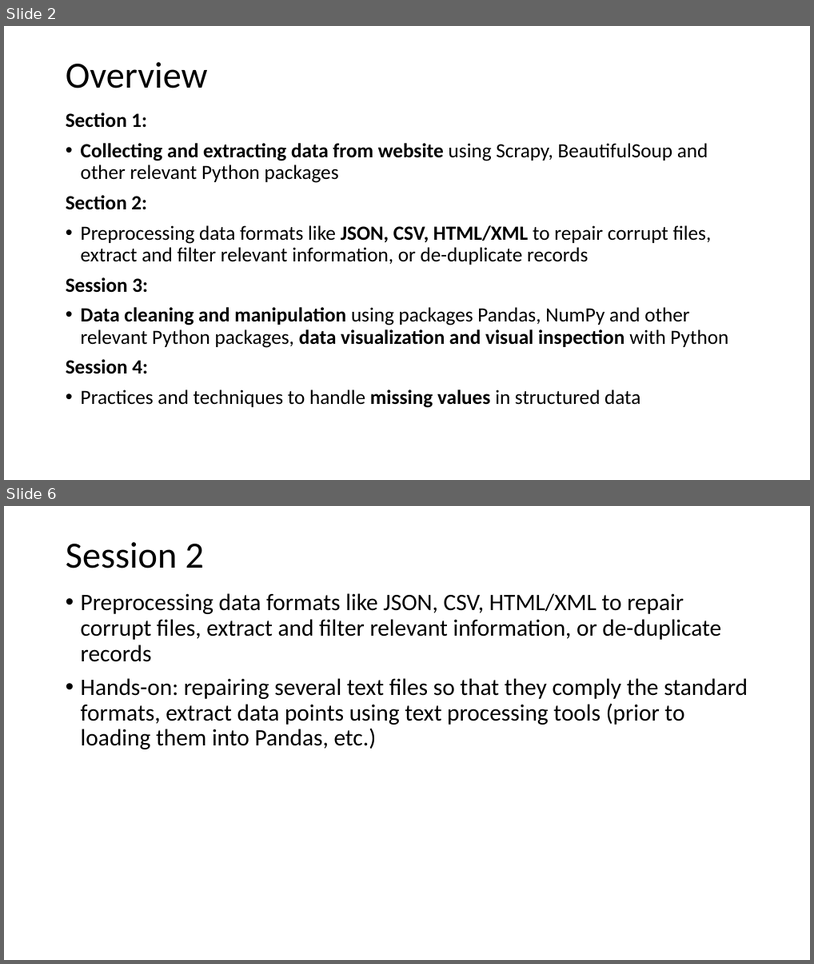
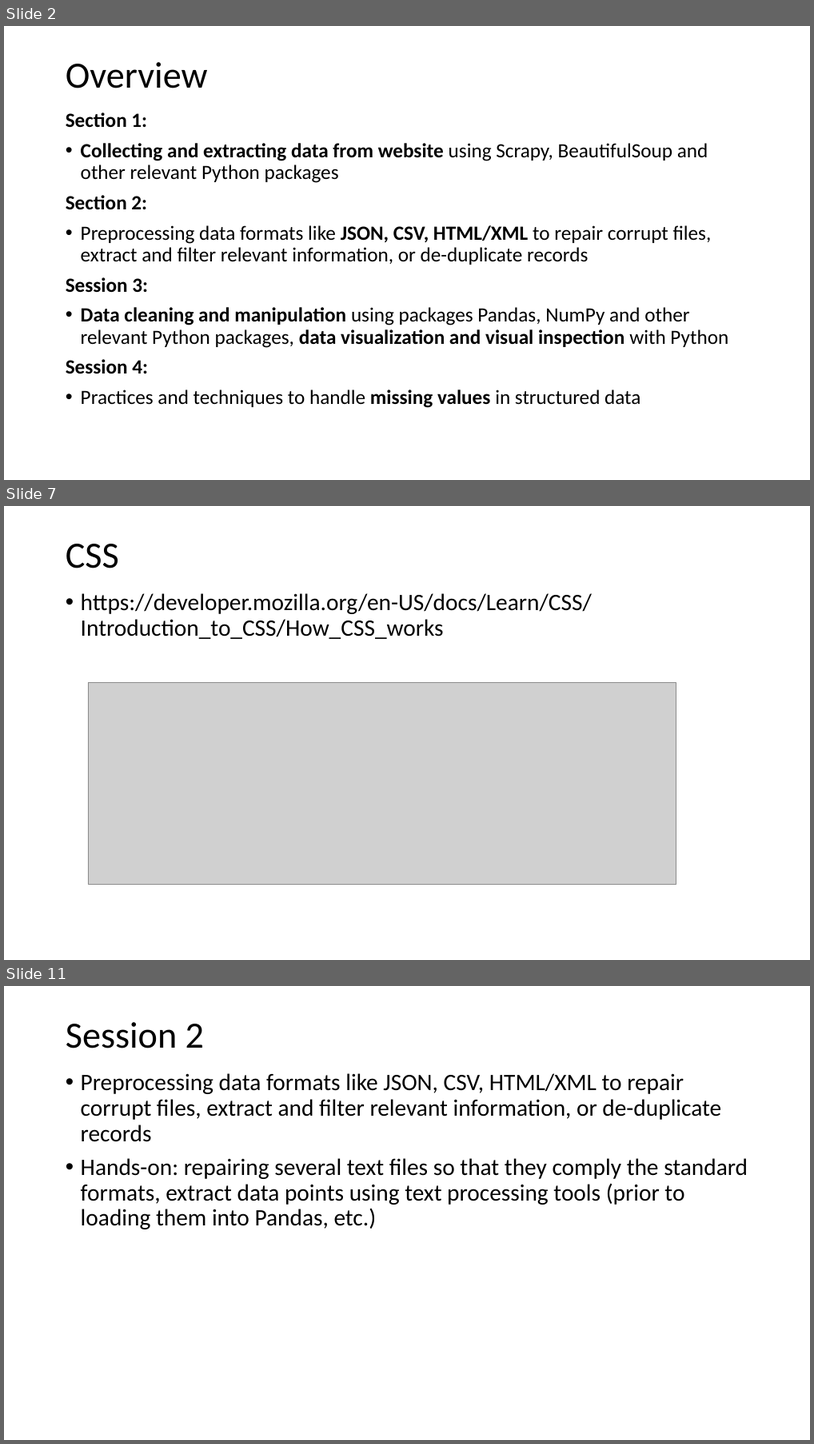
Before and after one commit to kingmolnar/Structured-Unstructured-Data-Collection-Storage-Cleaning-Preprocessing, a slide deck: 01-Web-Scraping/main.pptx. Shown one above the other, each under a label of ours: slides 2 and 6 before the commit, slides 2, 7 and 11 after it; the slides between them are not shown. The pictures are 814x964 and 814x1444 pixels, drawn with LibreOffice and Linux fonts; fonts in the diff are those of the drawing; grey boxes stand for pictures. Boxes give left, top, right and bottom in pixels: in the first picture for what was removed or moved away, otherwise in the second. Text is boxed around its words. In the diff, an @@ line names an element or a change of style, - is before the commit and + after.

```diff
--- a/01-Web-Scraping/main.pptx
+++ b/01-Web-Scraping/main.pptx
@@ slide 7 added at bbox=[4, 506, 810, 960], background #FFFFFF @@
@@ title added at bbox=[66, 544, 119, 568], 44 pt, text #000000 @@
+CSS
@@ text added at bbox=[81, 593, 592, 639], 28 pt, text #000000 @@
+• https://developer.mozilla.org/en-US/docs/Learn/CSS/Introduction_to_CSS/How_CSS_works
@@ picture added at bbox=[88, 683, 676, 884] @@
@@ what was slide 6 is now slide 11 @@
```
Also in this commit, not shown: 6 other slides added, 2 slides removed.
